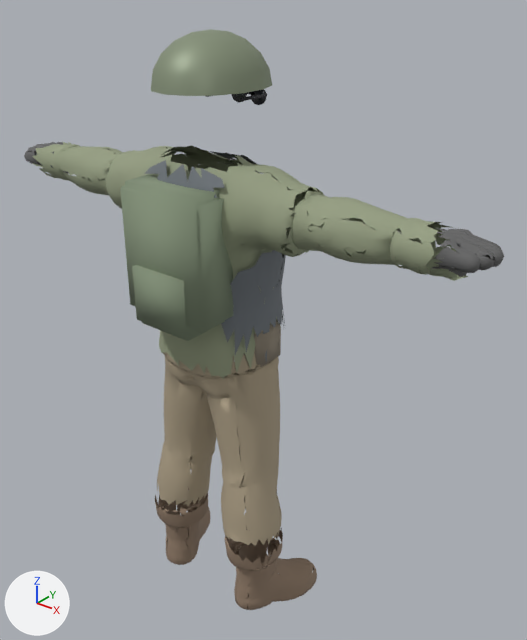
An edit to the glTF model public/assets/models/chr/chr_hero_a_parts.glb, drawn before and after from the same camera.
The view is the same before and after, from a 50 mm lens placed at (1.378, -1.503, 1.974), pointed at (0.121, 0.067, 1.001). Lighting does not change. The marker at lower left points along +X, +Y and +Z. The first picture is the older version. Vertices at exactly the same position are counted once.

The scene before the commit, as lines of its bpy script (objects in view):
```python
me_chr_hero_a_lod0_001 = bpy.data.meshes.new('chr_hero_a_LOD0.001')
me_chr_hero_a_lod0_001.from_pydata(...)  # 2412 vertices, 3932 faces; spans x -0.744..0.748, y -0.162..0.16, z 0.878..1.52
me_chr_hero_a_lod0_001.materials.append(mat_m_jacket)  # greyish green #959e81
me_chr_hero_a_lod0_002 = bpy.data.meshes.new('chr_hero_a_LOD0.002')
me_chr_hero_a_lod0_002.from_pydata(...)  # 365 vertices, 524 faces; spans x -0.222..0.221, y -0.176..0.176, z 0.919..1.503
me_chr_hero_a_lod0_002.materials.append(mat_m_vest)  # grey #6f767c
me_chr_hero_a_lod0_004 = bpy.data.meshes.new('chr_hero_a_LOD0.004')
me_chr_hero_a_lod0_004.from_pydata(...)  # 1567 vertices, 2507 faces; spans x -0.316..0.32, y -0.152..0.168, z -0.013..0.276
me_chr_hero_a_lod0_004.materials.append(mat_m_boots)  # brown #907c69
me_part_backpack = bpy.data.meshes.new('part_backpack')
me_part_backpack.from_pydata(...)  # 128 vertices, 240 faces; spans x -0.15..0.15, y -0.25..0.01, z 1.04..1.45
me_part_backpack.materials.append(mat_m_backpack)  # greyish green #86957c
ob_part_backpack = bpy.data.objects.new('part_backpack', me_part_backpack)
ob_part_backpack.location = (0.0, 0.0, 0.0)
ob_part_boots = bpy.data.objects.new('part_boots', me_chr_hero_a_lod0_004)
ob_part_boots.location = (0.0, 0.0, 0.0)
ob_part_jacket = bpy.data.objects.new('part_jacket', me_chr_hero_a_lod0_001)
ob_part_jacket.location = (0.0, 0.0, 0.0)
ob_part_vest = bpy.data.objects.new('part_vest', me_chr_hero_a_lod0_002)
ob_part_vest.location = (0.0, 0.0, 0.0)
# also in view: 'part_pants' at (0.006, -0.007, 0.672); 'part_helmet' at (0.0, -0.001, 1.756); 'part_pouch' at (0.0, 0.0, 0.97); 'part_gloves' at (0.0, -0.005, 1.372)
```
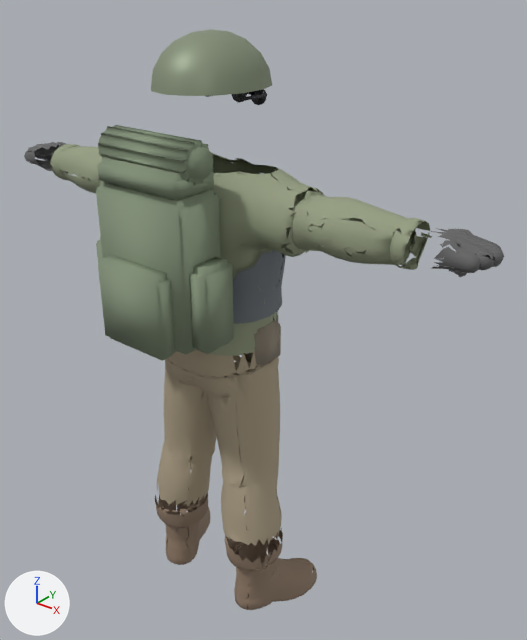
The change in detail:
me_part_backpack is used by ob_part_backpack; location (0.0, 0.0, 0.0).
me_part_backpack had 128 vertices, 240 faces and spanned x -0.15..0.15, y -0.25..0.01, z 1.04..1.45.
me_part_backpack now has 456 vertices, 872 faces and spans x -0.215..0.215, y -0.358..0.139, z 1.03..1.597.
me_part_backpack part 1: the loose piece of 32 vertices spanning x -0.15..0.15, y -0.235..-0.085, z 1.07..1.45 is rebuilt with 32 vertices and now spans x -0.16..0.16, y -0.308..-0.148, z 1.04..1.46.
me_part_backpack part 2: the loose piece of 32 vertices spanning x -0.11..0.11, y -0.25..-0.13, z 1.04..1.24 is deleted.
me_part_backpack part 3: 424 vertices added at x -0.215..0.215, y -0.358..0.139, z 1.03..1.597.
Other edits to the shape of me_part_backpack do not show in these pictures.
me_chr_hero_a_lod0_001 is used by ob_part_jacket; location (0.0, 0.0, 0.0).
me_chr_hero_a_lod0_001 had 2412 vertices, 3932 faces and spanned x -0.744..0.748, y -0.162..0.16, z 0.878..1.52.
me_chr_hero_a_lod0_001 now has 2339 vertices, 3751 faces and spans x -0.658..0.655, y -0.16..0.16, z 0.96..1.493.
me_chr_hero_a_lod0_001 part 4: 1 vertex moved from x -0.683, y -0.034, z 1.444 to x -0.652, y -0.027, z 1.442; 101 vertices removed from x -0.744..-0.644, y -0.093..0.082, z 1.295..1.445; 53 vertices added at x -0.658..-0.636, y -0.083..0.052, z 1.327..1.443.
me_chr_hero_a_lod0_001 part 5: 3 vertices moved from x -0.159..0.054, y -0.118..0.048, z 1.482..1.495 to x -0.159..0.049, y -0.125..0.052, z 1.478..1.491; 69 vertices removed from x -0.211..0.224, y -0.119..0.05, z 1.483..1.52; 80 vertices added at x -0.223..0.228, y -0.127..0.053, z 1.478..1.493.
me_chr_hero_a_lod0_001 part 6: 4 vertices moved from x 0.646..0.683, y -0.069..0.057, z 1.345..1.444 to x 0.641..0.652, y -0.071..0.053, z 1.355..1.44; 85 vertices removed from x 0.642..0.748, y -0.093..0.083, z 1.295..1.444; 42 vertices added at x 0.636..0.655, y -0.082..0.053, z 1.328..1.442.
me_chr_hero_a_lod0_001 part 7: 8 vertices moved from x -0.203..0.203, y -0.121..0.149, z 0.892..0.94 to x -0.197..0.197, y -0.133..0.149, z 0.96..0.964; 40 vertices removed from x -0.202..0.205, y -0.162..0.144, z 0.886..0.963; 60 vertices added at x -0.198..0.198, y -0.155..0.149, z 0.96..0.965.
Other edits to the shape of me_chr_hero_a_lod0_001 do not show in these pictures.
me_chr_hero_a_lod0_002 is used by ob_part_vest; location (0.0, 0.0, 0.0).
me_chr_hero_a_lod0_002 had 365 vertices, 524 faces and spanned x -0.222..0.221, y -0.176..0.176, z 0.919..1.503.
me_chr_hero_a_lod0_002 now has 368 vertices, 512 faces and spans x -0.222..0.221, y -0.176..0.176, z 1.054..1.454.
me_chr_hero_a_lod0_002 part 8: 10 vertices moved from x -0.194..0.146, y -0.152..0.165, z 1.008..1.057 to x -0.193..0.127, y -0.151..0.167, z 1.054..1.069; 51 vertices removed from x -0.212..0.215, y -0.151..0.163, z 0.919..1.062; 75 vertices added at x -0.201..0.201, y -0.151..0.167, z 1.054..1.067.
me_chr_hero_a_lod0_002 part 9: 1 vertex moved from x 0.108, y 0.09, z 1.456 to x 0.088, y 0.1, z 1.451; 29 vertices removed from x -0.12..0.107, y 0.056..0.108, z 1.457..1.495; 14 vertices added at x -0.115..0.073, y 0.091..0.113, z 1.451..1.454.
me_chr_hero_a_lod0_002 part 10: 14 vertices removed from x -0.137..0.155, y -0.153..-0.123, z 1.454..1.503; 8 vertices added at x -0.075..0.132, y -0.16..-0.145, z 1.442..1.447.

Pixel boxes (x1, y1, x2, y2) of what changed, in the pictures (527 x 640 px; the box of a moved part takes in the faces that stretch with it):
'part_backpack', reshaped (56% wider, 41% taller)
    before: (120, 174, 233, 341)
    after: (96, 125, 273, 361)
'part_jacket', reshaped (12% narrower, 11% shorter)
    before: (32, 141, 468, 379)
    after: (50, 144, 432, 356)
'part_vest', reshaped
    before: (144, 151, 286, 361)
    after: (214, 161, 286, 324)
part 1 of me_part_backpack, rebuilt (10% wider, 9% taller)
    before: (120, 174, 233, 334)
    after: (96, 181, 220, 355)
part 2 of me_part_backpack, deleted
    before: (132, 265, 203, 341)
part 3 of me_part_backpack, added
    after: (96, 125, 273, 361)
part 4 of me_chr_hero_a_lod0_001, moved or reshaped (not visible afterwards)
    before: (32, 141, 71, 179)
part 5 of me_chr_hero_a_lod0_001, moved or reshaped
    before: (148, 145, 290, 182)
    after: (212, 154, 290, 182)
part 6 of me_chr_hero_a_lod0_001, moved or reshaped
    before: (404, 221, 468, 281)
    after: (403, 221, 430, 270)
part 7 of me_chr_hero_a_lod0_001, moved or reshaped (mostly hidden afterwards)
    before: (159, 320, 278, 379)
    after: (196, 315, 278, 356)
part 8 of me_chr_hero_a_lod0_002, moved or reshaped
    before: (221, 294, 285, 361)
    after: (233, 294, 282, 324)
part 9 of me_chr_hero_a_lod0_002, moved or reshaped (not visible afterwards)
    before: (210, 151, 256, 164)
part 10 of me_chr_hero_a_lod0_002, moved or reshaped (not visible afterwards)
    before: (144, 160, 225, 198)
